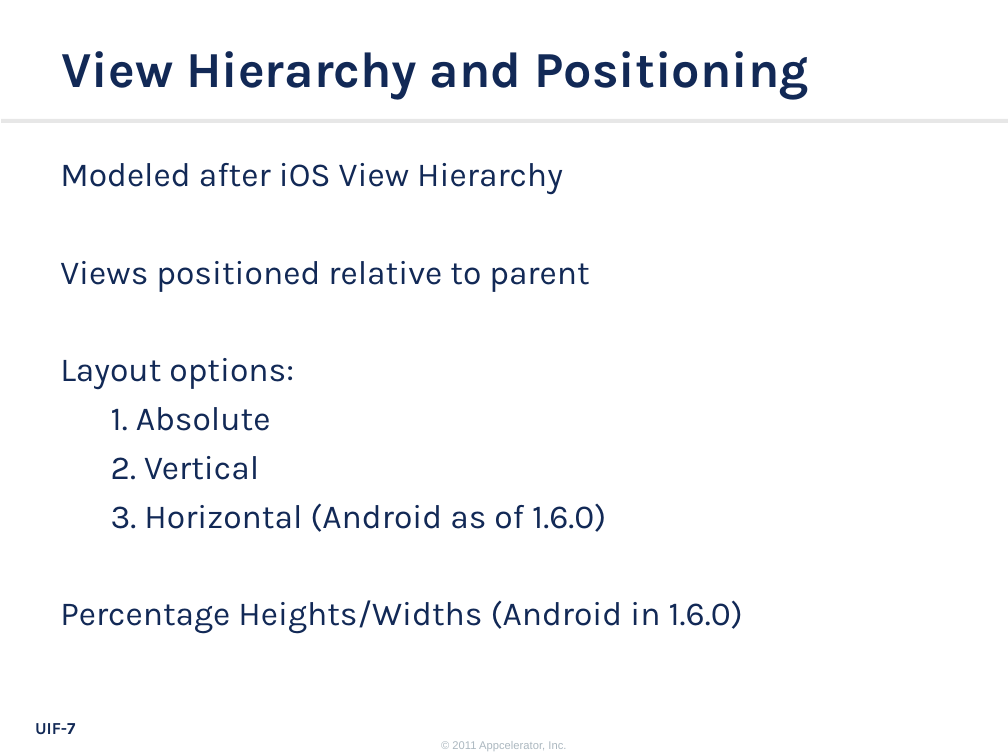
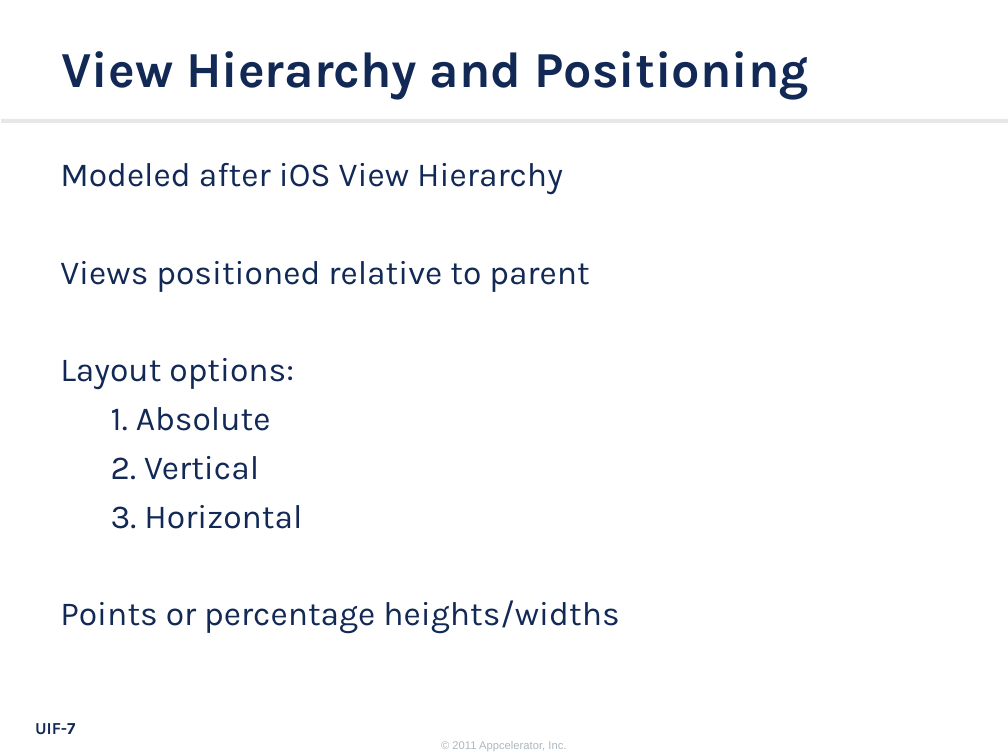
Before and after one commit to appcelerator-training-archive/tcad_certification, a slide deck: slide 7 of 220.ppt. Drawn at 1008x756 pixels with LibreOffice and Linux fonts; fonts in the diff are those of the drawing; background and template pictures are left out. Boxes give left, top, right and bottom in pixels: in the first picture for what was removed or moved away, otherwise in the second. Text is boxed around its words. In the diff, an @@ line names an element or a change of style, - is before the commit and + after.

```diff
--- a/220.ppt
+++ b/220.ppt
@@ text at [60,505,619,634]: text changed @@
-3. Horizontal (Android as of 1.6.0)
-Percentage Heights/Widths (Android in 1.6.0)
+3. Horizontal
+Points or percentage heights/widths
```
Also in this commit, not shown: 1 other slide changed, 3 other files.
